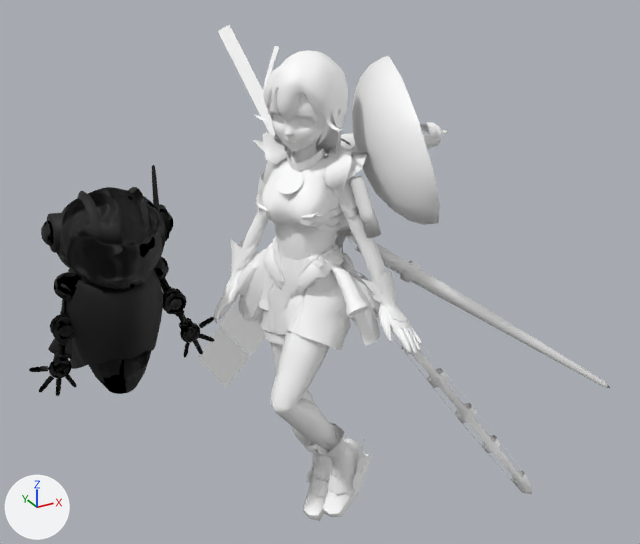
A saved change to the FBX model CG17_Voyager/Assets/Graphics/Motion/cut/c_026/c_026.fbx.
The view is the same before and after, from a 50 mm lens placed at (-1.13, -1.937, 1.882), pointed at (0.073, 0.249, 0.789). The axes (+X, +Y, +Z) are drawn at lower left. The lights are the same throughout. Both versions are drawn at frame 2 of the action 'c_026'; the numbers are the values there.

The older version as bpy lines, for what is in view:
```python
me_mesh = bpy.data.meshes.new('Mesh')
me_mesh.from_pydata(...)  # 6740 vertices, 6800 faces; spans x -25.6..29.5, y 0.4..65.2, z -21.3..16.1
# faces by material slot: [6686, 114]
me_mesh.materials.append(mat_europa_mat)  # black #000000
me_mesh.materials.append(mat_europaeye_mat)  # picture img_europa_eye_em_png
me_mesh_001 = bpy.data.meshes.new('Mesh.001')
me_mesh_001.from_pydata(...)  # 10575 vertices, 10530 faces; spans x -71.0..80.0, y -1.0..151.0, z -44.0..22.0
# faces by material slot: [10474, 28, 28]
me_mesh_001.materials.append(mat_voyager_mat)  # its picture is missing
me_mesh_001.materials.append(mat_voyagereye_l_mat)  # its picture is missing
me_mesh_001.materials.append(mat_voyagereye_r_mat)  # its picture is missing
ob_mesh = bpy.data.objects.new('mesh', me_mesh)
ob_mesh.location = (-0.547, 0.317, 0.514)
ob_mesh.rotation_euler = (1.571, 0.0, 0.0)  # degrees (90, 0, 0)
ob_mesh.scale = (0.01, 0.01, 0.01)
ob_mesh_001 = bpy.data.objects.new('mesh.001', me_mesh_001)
ob_mesh_001.location = (-0.067, 0.097, -0.015)
ob_mesh_001.rotation_euler = (1.571, 0.0, -1.01)  # degrees (90, 0, -58)
ob_mesh_001.scale = (0.01, 0.01, 0.01)
```
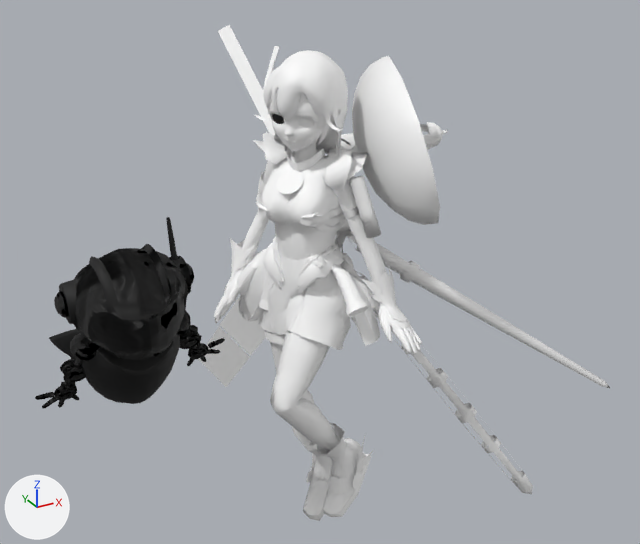
The change in detail:
Mesh me_mesh_001_1 is new.
It has 6740 vertices, 6800 faces and spans x -26.2..28.8, y -2.5..58.8, z -16.7..38.9.
Faces by material slot: [6686, 114].
It uses material mat_europa_mat (black #000000).
It uses material mat_europaeye_mat (picture img_europa_eye_em_png).
Object 'mesh' (ob_mesh) is deleted.
Object 'eur_mesh' (ob_eur_mesh) is new; it shows me_mesh_001_1.
Its location is (-0.547, 0.317, 0.514).
Its rotation in degrees is (90, 0, 0).
Its scale is (0.01, 0.01, 0.01).

Boxes [x1, y1, x2, y2] around the edits, measured in the pictures (640 x 544 px):
'mesh', deleted (black): before [29, 165, 214, 396]
'eur_mesh', added (black): after [35, 217, 225, 409]
